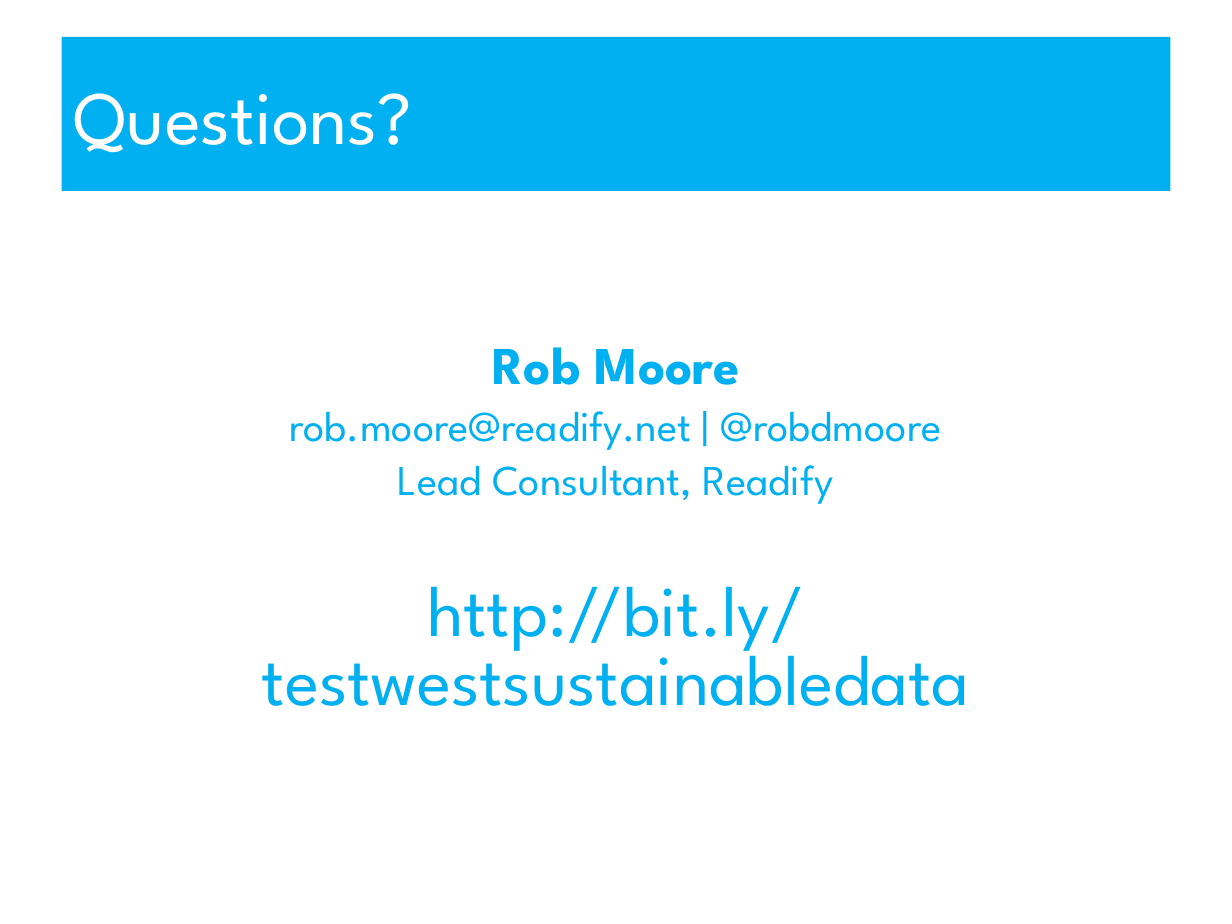
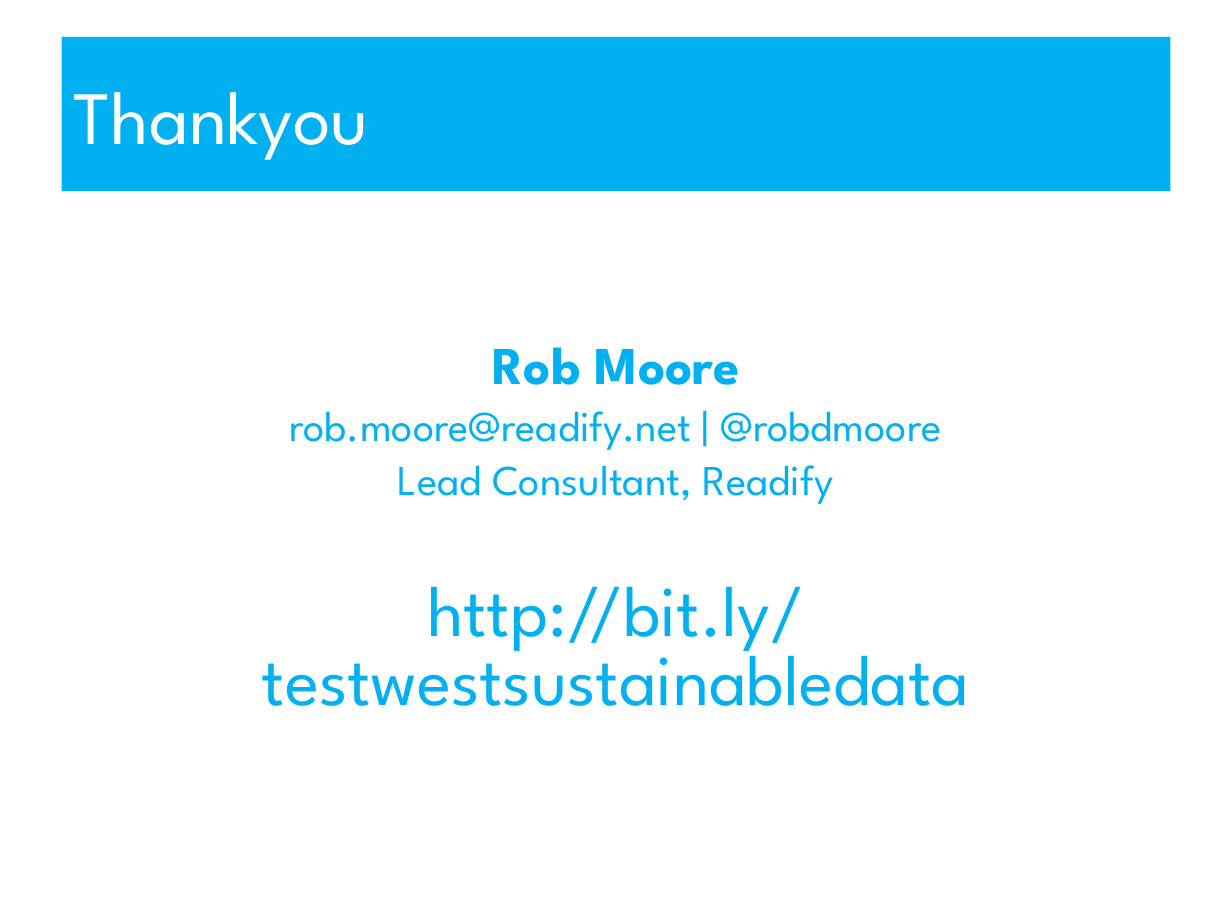
Before and after one commit to robdmoore/TestDataSustainabilityPresentation, a slide deck: slide 24 of Presentation.ppt (slide 21 before the commit). Drawn at 1232x924 pixels with LibreOffice and Linux fonts; fonts in the diff are those of the drawing. Boxes give left, top, right and bottom in pixels: in the first picture for what was removed or moved away, otherwise in the second. Text is boxed around its words. In the diff, an @@ line names an element or a change of style, - is before the commit and + after.

```diff
--- a/Presentation.ppt
+++ b/Presentation.ppt
@@ title at (x1=74, y1=92, x2=369, y2=160): text changed @@
-Questions?
+Thankyou
```
Also in this commit, not shown: 9 other slides changed, 3 slides added, 1 other file.
